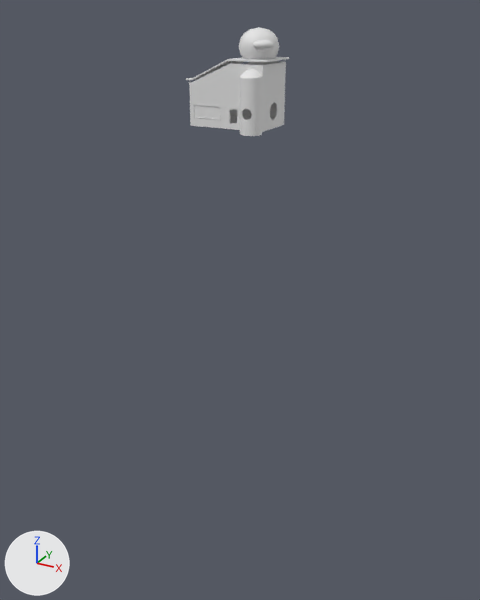
Before and after pictures for a commit that changed the glTF model Models/guild.glb.
Before and after are seen from a camera (50 mm lens) standing at (103.5, -180.5, 134.3) and looking at (6.5, -4.3, 46.2). Lighting does not change. The marker at lower left points along +X, +Y and +Z. Where no turn or scale is listed for an object, it has been applied to the vertices.

The scene before the commit, as lines of its bpy script (objects in view):
```python
me_cube_005 = bpy.data.meshes.new('Cube.005')
me_cube_005.from_pydata(...)  # 766 vertices, 1544 faces; spans x -12.8..12.8, y -7.8..7.8, z -0.9..18.2
me_cube_008 = bpy.data.meshes.new('Cube.008')
me_cube_008.from_pydata(...)  # 16 vertices, 28 faces; spans x -7.0..20.8, y -8.0..8.0, z -6.4..0.2
me_cube_009 = bpy.data.meshes.new('Cube.009')
me_cube_009.from_pydata(...)  # 239 vertices, 432 faces; spans x -0.447..0.458, y -0.387..0.701, z -0.266..0.358
me_cube_010 = bpy.data.meshes.new('Cube.010')
me_cube_010.from_pydata(...)  # 56 vertices, 108 faces; spans x -4.78..4.78, y -0.12..0.12, z -1.95..1.95
me_cube_012 = bpy.data.meshes.new('Cube.012')
me_cube_012.from_pydata(...)  # 64 vertices, 128 faces; spans x -4.84..4.88, y -0.3..0.3, z -2.03..2.0
me_cylinder_001 = bpy.data.meshes.new('Cylinder.001')
me_cylinder_001.from_pydata(...)  # 224 vertices, 448 faces; spans x -3.6..3.6, y -3.1..0.5, z -13.3..5.6
ob_cylinder_col = bpy.data.objects.new('Cylinder-col', me_cylinder_001)
ob_cylinder_col.location = (7.2, 1.4, 112.4)
ob_guild_col = bpy.data.objects.new('Guild-col', me_cube_005)
ob_guild_col.location = (-2.0, 9.6, 100.8)
ob_muncherhead_col = bpy.data.objects.new('MuncherHead-col', me_cube_009)
ob_muncherhead_col.location = (7.4, 7.3, 124.0)
ob_muncherhead_col.rotation_euler = (0.0, 0.0, 0.703)  # degrees (0, 0, 40)
ob_muncherhead_col.scale = (13.9, 13.9, 13.9)
ob_roof_col = bpy.data.objects.new('Roof-col', me_cube_008)
ob_roof_col.location = (-8.9, 9.6, 120.1)
ob_windowframe_col = bpy.data.objects.new('WindowFrame-col', me_cube_012)
ob_windowframe_col.location = (-8.6, 2.1, 104.6)
ob_windowglass_col = bpy.data.objects.new('WindowGlass-col', me_cube_010)
ob_windowglass_col.location = (-8.6, 2.1, 104.6)
```
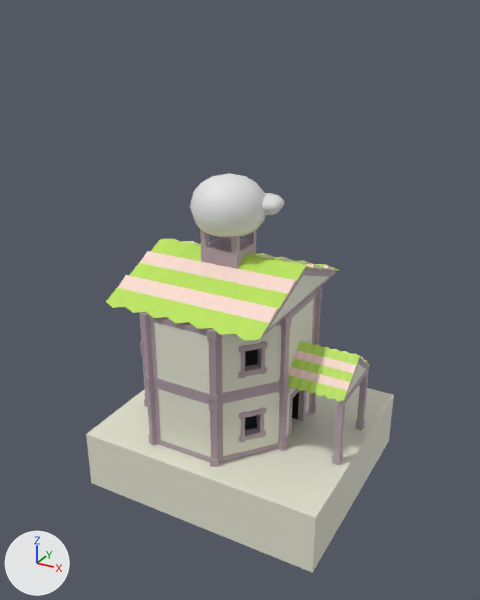
Pixel boxes [x1, y1, x2, y2] of what changed, in the pictures (480 x 600 px):
'Floor.002', added: after [86, 386, 394, 573]
'Roof.002-col', added: after [106, 238, 339, 341]
'MuncherHead-col', moved, turned, rescaled: before [238, 27, 279, 59]; after [190, 173, 284, 237]
'Guild-col', deleted: before [189, 61, 286, 132]
'Wall.003', added: after [149, 315, 210, 399]
'WindowWall.002', added: after [217, 386, 280, 463]
'WindowWall.001', added: after [216, 321, 282, 400]
'Wall.002', added: after [153, 382, 211, 462]
'Roof.001-col', added: after [288, 341, 370, 402]
'Pillars.002-col', added: after [139, 287, 322, 403]
'Pillars-col', added: after [141, 348, 316, 467]
'Cube.002-col', added: after [200, 229, 256, 269]
'Cylinder-col', deleted: before [240, 69, 263, 136]
'WallDouble.001', added: after [288, 291, 316, 371]
'Pillars.001-col', added: after [332, 367, 369, 465]
'DoorWall.001', added: after [286, 388, 309, 440]
'Roof-col', deleted: before [186, 57, 289, 80]
'WindowGlass-col', deleted: before [194, 105, 220, 119]
'Cube.001', added: after [123, 272, 336, 341]
'WindowFrame-col', deleted: before [193, 104, 220, 120]
'Cube', added: after [309, 394, 311, 413]

What changed in the scene script:
```text
Remove ob_guild_col:
    ob_guild_col = bpy.data.objects.new('Guild-col', me_cube_005)
Remove ob_cylinder_col:
    ob_cylinder_col = bpy.data.objects.new('Cylinder-col', me_cylinder_001)
Change ob_muncherhead_col:
    ob_muncherhead_col.location: (7.4, 7.3, 124.0) -> (6.5, 2.9, 76.5)
    ob_muncherhead_col.rotation_euler: (0.0, 0.0, 0.703) -> (0.0, 0.0, 2.035)  # degrees (0, 0, 40) -> degrees (0, 0, 117)
    ob_muncherhead_col.scale: (13.9, 13.9, 13.9) -> (27.9, 27.9, 27.9)
Remove ob_windowglass_col:
    ob_windowglass_col = bpy.data.objects.new('WindowGlass-col', me_cube_010)
Remove ob_windowframe_col:
    ob_windowframe_col = bpy.data.objects.new('WindowFrame-col', me_cube_012)
Remove ob_roof_col:
    ob_roof_col = bpy.data.objects.new('Roof-col', me_cube_008)
Add ob_cube_002_col:
    ob_cube_002_col = bpy.data.objects.new('Cube.002-col', me_cube_013)  # 48 vertices, 92 faces; spans x -6.67..6.67, y -6.67..6.67, z -6.67..7.41; in mat_material_001 (grey #b3a0a9)
    ob_cube_002_col.location = (0.0, 0.0, 62.7)
Add ob_floor_002:
    ob_floor_002 = bpy.data.objects.new('Floor.002', me_plane_003)  # a box spanning x -35.5..50.0, y -38.0..38.0, z -10.5..10.5; in mat_material_002 (white #e7e7d5)
    ob_floor_002.location = (0.0, 0.0, -10.7)
Add ob_cube_001:
    ob_cube_001 = bpy.data.objects.new('Cube.001', me_cube_012_1)  # a box spanning x -26.7..26.7, y -30.4..30.4, z -0.3..0.3; in mat_material_001 (grey #b3a0a9)
    ob_cube_001.location = (0.0, 0.1, 48.0)
Add ob_roof_002_col:
    ob_roof_002_col = bpy.data.objects.new('Roof.002-col', me_cube_026)  # 760 vertices, 1482 faces; spans x -0.8..54.2, y -63.0..2.2, z -0.6..12.5; in mat_material_001 (grey #b3a0a9), mat_material_002 (white #e7e7d5), mat_material_009 (green #bfe75d), mat_material_008 (beige #ffdfd3)
    ob_roof_002_col.location = (-26.7, 30.5, 48.4)
Add ob_pillars_002_col:
    ob_pillars_002_col = bpy.data.objects.new('Pillars.002-col', me_cube_011)  # 256 vertices, 480 faces; spans x -40.6..16.8, y -1.7..63.5, z -1.0..23.4; in mat_material_001 (grey #b3a0a9)
    ob_pillars_002_col.location = (11.9, -30.9, 24.8)
Add ob_walldouble_001:
    ob_walldouble_001 = bpy.data.objects.new('WallDouble.001', me_cube_010_1)  # 48 vertices, 88 faces; spans x -2.0..52.0, y -24.0..0.0, z 0.0..24.0; in mat_material_001 (grey #b3a0a9), mat_material_002 (white #e7e7d5)
    ob_walldouble_001.location = (-25.0, 12.0, 23.8)
Add ob_roof_001_col:
    ob_roof_001_col = bpy.data.objects.new('Roof.001-col', me_cube_009_1)  # 760 vertices, 1482 faces; spans x -0.3..22.3, y -24.9..0.9, z -0.5..10.1; in mat_material_001 (grey #b3a0a9), mat_material_002 (white #e7e7d5), mat_material_009 (green #bfe75d), mat_material_008 (beige #ffdfd3)
    ob_roof_001_col.location = (25.0, 12.0, 24.0)
Add ob_pillars_001_col:
    ob_pillars_001_col = bpy.data.objects.new('Pillars.001-col', me_cube_008_1)  # 36 vertices, 68 faces; spans x -1.3..1.3, y -1.3..23.3, z -1.0..23.0; in mat_material_001 (grey #b3a0a9)
    ob_pillars_001_col.location = (46.0, -11.0, 1.0)
Add ob_pillars_col:
    ob_pillars_col = bpy.data.objects.new('Pillars-col', me_cube_007)  # 256 vertices, 480 faces; spans x -40.6..16.8, y -1.7..63.5, z -1.0..23.4; in mat_material_001 (grey #b3a0a9)
    ob_pillars_col.location = (11.9, -30.9, 1.0)
Add ob_cube:
    ob_cube = bpy.data.objects.new('Cube', me_cube)  # a box spanning x -1.0..1.0, y -1.0..1.0, z 0.0..24.0; in mat_material_001 (grey #b3a0a9)
    ob_cube.location = (26.0, 11.0, 0.0)
Add ob_wall_003:
    ob_wall_003 = bpy.data.objects.new('Wall.003', me_cube_003)  # 56 vertices, 104 faces; spans x -24.0..-2.0, y -60.0..2.0, z 0.0..24.0; in mat_material_001 (grey #b3a0a9), mat_material_002 (white #e7e7d5)
    ob_wall_003.location = (13.0, 29.0, 23.8)
Add ob_windowwall_001:
    ob_windowwall_001 = bpy.data.objects.new('WindowWall.001', me_cube_001)  # 272 vertices, 488 faces; spans x -54.4..-1.3, y -18.5..42.0, z 0.0..24.0; in mat_material_001 (grey #b3a0a9), mat_material_002 (white #e7e7d5), mat_material_015 (black #000000)
    ob_windowwall_001.location = (27.8, -11.7, 23.8)
Add ob_wall_002:
    ob_wall_002 = bpy.data.objects.new('Wall.002', me_cube_005_1)  # 56 vertices, 104 faces; spans x -24.0..-2.0, y -60.0..2.0, z 0.0..24.0; in mat_material_001 (grey #b3a0a9), mat_material_002 (white #e7e7d5)
    ob_wall_002.location = (13.0, 29.0, 0.0)
Add ob_windowwall_002:
    ob_windowwall_002 = bpy.data.objects.new('WindowWall.002', me_cube_006_1)  # 272 vertices, 488 faces; spans x -54.4..-1.3, y -18.5..42.0, z 0.0..24.0; in mat_material_001 (grey #b3a0a9), mat_material_002 (white #e7e7d5), mat_material_015 (black #000000)
    ob_windowwall_002.location = (27.8, -11.7, 0.0)
Add ob_doorwall_001:
    ob_doorwall_001 = bpy.data.objects.new('DoorWall.001', me_cube_002)  # 66 vertices, 130 faces; spans x -12.5..0.0, y -24.0..-2.0, z 0.0..24.0; in mat_material_001 (grey #b3a0a9), mat_material_002 (white #e7e7d5), mat_material_015 (black #000000)
    ob_doorwall_001.location = (27.0, 12.0, 0.0)
```
